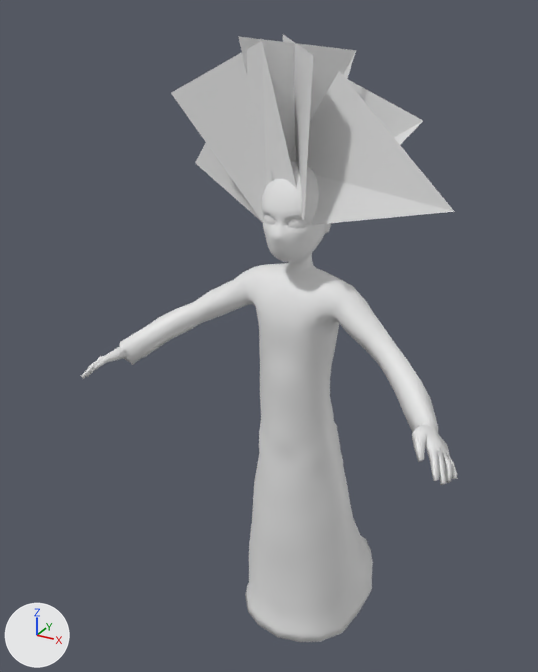
Two versions of the Blender file polimi.vpd.eidolon/Assets/Daniele/modelli/valerie.blend, one commit apart.
Before and after are seen from a 50 mm lens placed at (2.1, -3.35, 3.69), pointed at (0.16, 0.17, 1.93). The lights are fixed; the arrows at lower left show +X, +Y and +Z.
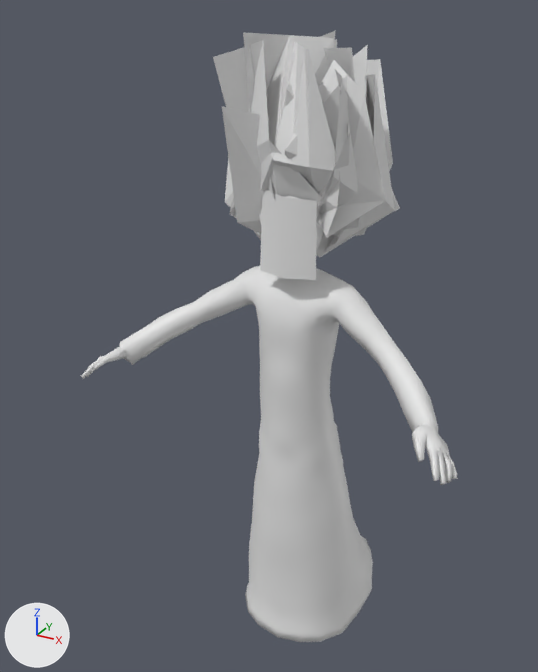
The change, as a list of edits to the scene's bpy script:
```text
Change me_sphere_000:
    used by ob_sphere_000; location = (0.468, -0.025, -0.021); rotation_euler = (0.0249, 0.00258, -1.567), in degrees (1.4, 0.1, -90); scale = (0.3, 0.3, 0.3)
    remove me_sphere_000.from_pydata(...)  # 32 vertices, 8 faces; spans x -1.7..0.59, y -2.44..2.91, z 8.7..12.0
    add me_sphere_000.from_pydata(...)  # 227 vertices, 104 faces; spans x -2.16..0.71, y -1.64..1.65, z 8.25..12.06
    me_sphere_000 part 1: the loose piece of 4 vertices spanning x -1.08..-0.4, y -0.46..1.88, z 9.03..11.75 is rebuilt with 9 vertices and now spans x -1.0..-0.1, y -0.64..1.18, z 8.82..11.81
    me_sphere_000 part 2: the loose piece of 4 vertices spanning x -0.85..0.59, y -0.55..0.7, z 9.22..12.0 is rebuilt with 9 vertices and now spans x -0.83..0.58, y -0.8..0.76, z 9.11..12.06
    me_sphere_000 part 3: the loose piece of 4 vertices spanning x -0.87..0.32, y -0.71..0.77, z 9.31..12.0 is rebuilt with 9 vertices and now spans x -1.09..0.1, y -0.83..0.82, z 8.86..11.9
    me_sphere_000 part 4: the loose piece of 4 vertices spanning x -1.55..-0.03, y -0.53..1.19, z 8.97..11.88 is rebuilt with 9 vertices and now spans x -1.3..-0.06, y 0.0..1.1, z 8.61..11.82
    me_sphere_000 part 5: the loose piece of 4 vertices spanning x -0.81..0.26, y -2.44..-0.17, z 8.7..11.89 is rebuilt with 9 vertices and now spans x -0.59..0.19, y -1.6..-0.4, z 8.53..11.94
    me_sphere_000 part 6: the loose piece of 4 vertices spanning x -0.26..0.51, y -0.25..2.91, z 9.09..11.48 is rebuilt with 9 vertices and now spans x -0.69..0.61, y -0.45..1.65, z 8.91..11.64
    me_sphere_000 part 7: the loose piece of 4 vertices spanning x -1.7..-0.39, y -1.03..0.49, z 8.98..10.96 is rebuilt with 9 vertices and now spans x -1.73..-0.35, y -1.03..1.06, z 8.56..11.64
    me_sphere_000 part 8
    4 vertices are removed from x 0.11..0.29, y -2.09..0.28, z 8.91..11.93
    1 face is deleted
    164 vertices are added at x -2.16..0.71, y -1.64..1.52, z 8.25..12.03
    76 new faces join them
Change me_sphere_001:
    used by ob_sphere_001; location = (0.404, -0.031, -0.022); rotation_euler = (0.0, 0.0, -1.571), in degrees (0, 0, -90); scale = (0.3, 0.3, 0.3)
    remove me_sphere_001.from_pydata(...)  # 1902 vertices, 1894 faces; spans x -3.67..1.91, y -3.56..3.6, z -0.03..10.05
    add me_sphere_001.from_pydata(...)  # 1586 vertices, 1576 faces; spans x -3.67..1.91, y -3.56..3.6, z -0.03..9.93
    me_sphere_001 part 9: 418 vertices moved from x -1.03..0.43, y -0.78..0.78, z 7.84..10.05 to x -1.03..0.35, y -0.78..0.78, z 7.83..9.93; 365 vertices removed from x 0.2..0.55, y -0.43..0.46, z 8.46..9.66; 210 vertices added at x 0.09..0.44, y -0.5..0.59, z 8.17..9.61
```

Boxes (x1, y1, x2, y2) around the edits, measured in the pictures (538 x 672 px; the box of a moved part takes in the faces that stretch with it):
'Sphere.001', reshaped
    before: (81, 161, 458, 642)
    after: (81, 189, 458, 642)
'Sphere.000', reshaped (34% narrower, 19% taller)
    before: (171, 35, 455, 225)
    after: (213, 30, 400, 257)
part 1 of me_sphere_000, rebuilt
    before: (347, 79, 423, 145)
    after: (324, 47, 355, 236)
part 2 of me_sphere_000, rebuilt
    before: (283, 35, 313, 221)
    after: (243, 32, 334, 191)
part 3 of me_sphere_000, rebuilt (not visible afterwards)
    before: (238, 36, 356, 157)
part 4 of me_sphere_000, rebuilt (not visible before)
    after: (322, 45, 368, 237)
part 5 of me_sphere_000, rebuilt
    before: (195, 143, 272, 222)
    after: (225, 157, 234, 207)
part 6 of me_sphere_000, rebuilt (39% narrower, 15% taller)
    before: (289, 71, 455, 225)
    after: (285, 60, 386, 238)
part 7 of me_sphere_000, rebuilt (not visible before)
    after: (345, 218, 359, 230)
part 8 of me_sphere_000, built on
    before: (171, 41, 297, 222)
    after: (213, 30, 400, 257)
part 9 of me_sphere_001, moved or reshaped
    before: (243, 161, 355, 306)
    after: (243, 189, 355, 306)
